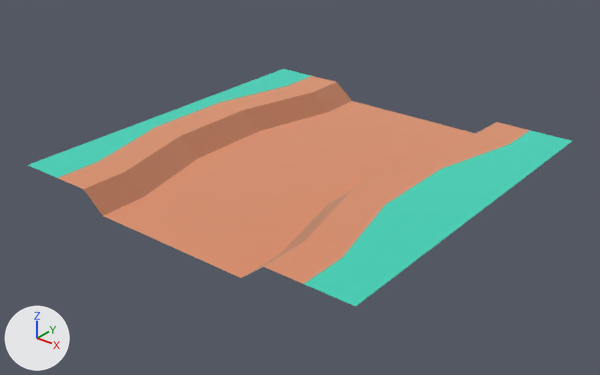
Renders of the glTF model packs/nature-kit/ground-pathstraight.glb from each side of a commit.
Rendered twice from a camera (50 mm lens) standing at (1.214, -1.554, 0.805) and looking at (0.0, -0.037, -0.136). The axes (+X, +Y, +Z) are drawn at lower left. The lights are the same throughout. The first picture is the older version. Where no turn or scale is listed for an object, it has been applied to the vertices.

In view in the first picture: 'ground_pathStraight'.
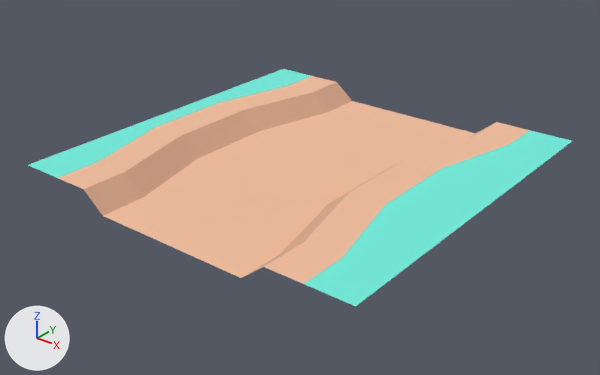
What changed in the scene script:
```text
Change mat_dirtdark:
    mat_dirtdark.metallic: 1.0 -> 0.0
Change mat_grass:
    mat_grass.metallic: 1.0 -> 0.0
Change mat_dirt:
    mat_dirt.metallic: 1.0 -> 0.0
Remove ob_tmpparent:
    ob_tmpparent = bpy.data.objects.new('tmpParent', None)
    ob_tmpparent.location = (0.0, 0.0, 0.0)
```

Changed parts and their boxes (x1, y1, x2, y2) in the pictures (600 x 375 px):
'ground_pathStraight', surface changed: (28, 69, 572, 306) in both
